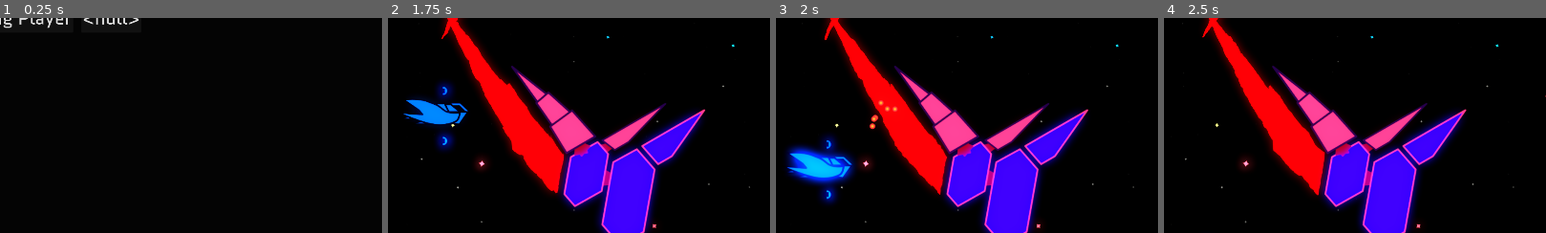
Above: before the commit, frames 1-4 (left to right).
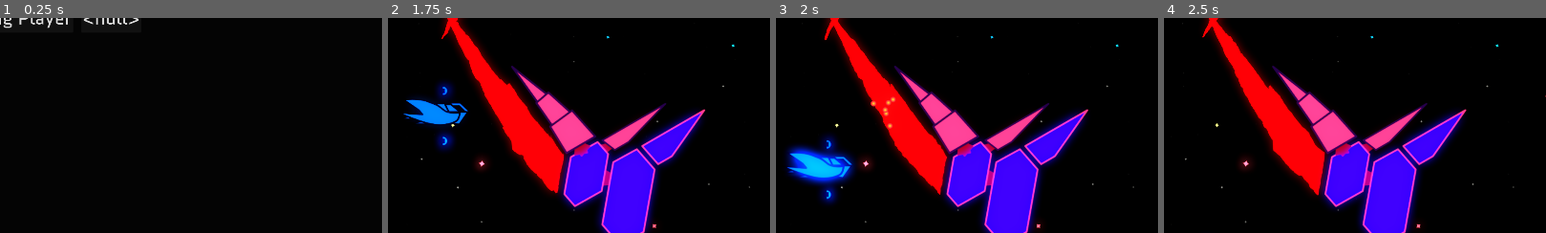
Above: after the commit, the same moments.

Repository: Zemiro-dev/StarfighterGemini
Game: Godot game, scene res://world/world_viewport_container.tscn
Same seed, same stepped clock (60 frames per second), same inputs: the game is played once before the commit and once after it.
Inputs:
- Up to frame 1 (0.25 s): no input
- Up to frame 2 (1.75 s): click "Debug Art" at 0.5 s; hold D (right) from 1.28 s (still down); hold Shift (dash) from 1.28 s (still down)
- Up to frame 3 (2 s): keep holding D (right); keep holding Shift (dash)
- Up to frame 4 (2.5 s): release D (right) at 2.03 s; release Shift (dash) at 2.03 s; hold S (down) from 2.03 s (still down); tap L (dev_a) at 2.1 s
The pictures show only the part of the screen within x 50-100%, y 50-100%; the shares and areas given below are measured in that part.

Frames 1-2 are identical in both runs. In frame 3, 0.3% of the frame differs, in the area x 24-32%, y 36-52%; in frame 4, nothing differs.

Commit message:
Adding metal collision sound and updates to support it

Diff:
--- a/game/actors/physics_body_move_resolver.gd
+++ b/game/actors/physics_body_move_resolver.gd
@@ -1,5 +1,7 @@
 extends Node
 class_name PhysicsBodyMoveResolver
+
+signal collided_with(collider: Object, strength: float)
 
 const MAX_COLLISIONS = 5
 var recent_knockbacks: Array[PhysicsBody2D] = []
@@ -34,6 +36,8 @@
 				GameActor.ActorType.UNKNOWN, GameActor.ActorType.TERRAIN, GameActor.ActorType.ENEMY, GameActor.ActorType.DESTRUCTIBLE:
 					motion = remainder.bounce(normal)
 					next_velocity = next_velocity.bounce(normal)
+					var collision_strength = (velocity - next_velocity).length()
+					collided_with.emit(collider, collision_strength)
 			### Damage and Additional Knockback
 			match (collider_type):
 				GameActor.ActorType.ENEMY:
--- a/game/actors/player/player.gd
+++ b/game/actors/player/player.gd
@@ -16,9 +16,6 @@
 
 @export var blast_pack: PackedScene = preload("res://actors/projectiles/projectile_blue_blast.tscn")
 
-
-
-
 var actor_type := GameActor.ActorType.PLAYER
 
 func _ready() -> void:
@@ -32,6 +29,7 @@
 	player_damaged_tween.node = self
 	remove_child(player_explosion)
 	GlobalSignals.world_ready.connect(func(): GlobalSignals.request_top_effect_spawn.emit(player_explosion))
+	physics_body_move_resolver.collided_with.connect(sounds_manager.handle_collision)
 
 
 func _physics_process(delta: float) -> void:
@@ -76,6 +74,7 @@
 func enable_collisions() -> void:
 	collision_shape_2d.set_deferred("disabled", false)
 
+
 func _notification(what):
 	if what == NOTIFICATION_PREDELETE:
 		if player_explosion:
--- a/game/actors/player/player.tscn
+++ b/game/actors/player/player.tscn
@@ -20,6 +20,7 @@
 [ext_resource type="Script" uid="uid://dd3d2lwooly5b" path="res://actors/player/player_sounds_manager.gd" id="17_qrxv1"]
 [ext_resource type="Script" uid="uid://d31qlkkek2lr" path="res://audio/extended_audio_stream_player.gd" id="19_dqf5y"]
 [ext_resource type="AudioStream" uid="uid://bfhjakut0vpv" path="res://assets/sounds/effects/laser_pew.wav" id="20_otn2r"]
+[ext_resource type="AudioStream" uid="uid://b80ixybvpstyd" path="res://assets/sounds/collisions/metal_collision.wav" id="21_ctwkf"]
 
 [sub_resource type="Resource" id="Resource_rt46e"]
 script = ExtResource("3_12xki")
@@ -129,6 +130,11 @@
 &"die": SubResource("Animation_7aotg")
 }
 
+[sub_resource type="Curve" id="Curve_ctwkf"]
+_limits = [-60.0, 0.0, 0.0, 4000.0]
+_data = [Vector2(11.6959, -29.4994), 0.0, 0.0, 0, 0, Vector2(438.596, -3.90434), 0.0, 0.0, 0, 0, Vector2(4000, 0), 0.0, 0.0, 0, 0]
+point_count = 3
+
 [node name="Player" type="CharacterBody2D"]
 collision_layer = 2
 collision_mask = 5
@@ -193,11 +199,13 @@
 [node name="SoundsManager" type="Node" parent="." node_paths=PackedStringArray("player_move_machine")]
 script = ExtResource("17_qrxv1")
 player_move_machine = NodePath("../Machines/PlayerMoveMachine")
+collision_volumn_curve = SubResource("Curve_ctwkf")
 
 [node name="ThrusterAudioStreamPlayer" type="AudioStreamPlayer" parent="SoundsManager"]
 stream = ExtResource("17_0wchr")
 volume_db = -25.0
 script = ExtResource("19_dqf5y")
+fade_time = 0.1
 
 [node name="FirePlayers" type="Node" parent="SoundsManager"]
 
@@ -224,3 +232,23 @@
 volume_db = -24.0
 script = ExtResource("19_dqf5y")
 metadata/_custom_type_script = "uid://d31qlkkek2lr"
+
+[node name="CollisionPlayers" type="Node" parent="SoundsManager"]
+
+[node name="MetalPlayers" type="Node" parent="SoundsManager/CollisionPlayers"]
+
+[node name="MetalAudioStreamPlayer" type="AudioStreamPlayer" parent="SoundsManager/CollisionPlayers/MetalPlayers"]
+stream = ExtResource("21_ctwkf")
+script = ExtResource("19_dqf5y")
+
+[node name="MetalAudioStreamPlayer2" type="AudioStreamPlayer" parent="SoundsManager/CollisionPlayers/MetalPlayers"]
+stream = ExtResource("21_ctwkf")
+script = ExtResource("19_dqf5y")
+
+[node name="MetalAudioStreamPlayer3" type="AudioStreamPlayer" parent="SoundsManager/CollisionPlayers/MetalPlayers"]
+stream = ExtResource("21_ctwkf")
+script = ExtResource("19_dqf5y")
+
+[node name="MetalAudioStreamPlayer4" type="AudioStreamPlayer" parent="SoundsManager/CollisionPlayers/MetalPlayers"]
+stream = ExtResource("21_ctwkf")
+script = ExtResource("19_dqf5y")
--- a/game/actors/player/player_sounds_manager.gd
+++ b/game/actors/player/player_sounds_manager.gd
@@ -4,15 +4,24 @@
 
 @onready var thruster_audio_stream_player: ExtendedAudioStreamPlayer = $ThrusterAudioStreamPlayer
 @onready var fire_players: Node = $FirePlayers
+@onready var metal_players: Node = $CollisionPlayers/MetalPlayers
 
 @export var player_move_machine: PlayerMoveMachine
-@export var pitch_jitter: float = 0.1
+@export var collision_cooldown_max: float = .05
+@export var metal_collision_cooldown: float = 0.0
+@export var collision_volumn_curve: Curve
 
 var thruster_tween: Tween
 
 
 func _physics_process(delta: float) -> void:
 	_thruster(delta)
+	_process_timers(delta)
+
+
+func _process_timers(delta: float) -> void:
+	if metal_collision_cooldown >= 0.0:
+		metal_collision_cooldown -= delta
 
 
 func _thruster(_delta: float) -> void:
@@ -31,3 +40,28 @@
 				child.play_at_random_pitch()
 				return
 	print('can not play fire sound')
+
+
+func handle_collision(collider: Object, strength: float) -> void:
+	var actor_type = GameActor.get_actor_type(collider)
+	var actor_material = GameActor.get_actor_material(collider)
+	match(actor_material):
+		GameActor.ActorMaterial.UNKNOWN, GameActor.ActorMaterial.METAL:
+			_handle_metal_collision(strength)
+
+
+func _handle_metal_collision(strength: float) -> void:
+	if metal_collision_cooldown > 0.0:
+		return
+	for child in metal_players.get_children():
+		if child is ExtendedAudioStreamPlayer:
+			if !child.playing:
+				if collision_volumn_curve:
+					var collision_volumn_db := collision_volumn_curve.sample(
+						clamp(strength, collision_volumn_curve.min_domain, collision_volumn_curve.max_domain)
+					)
+					print(collision_volumn_db)
+					child.volume_db = collision_volumn_db
+				child.play_at_random_pitch()
+				metal_collision_cooldown = collision_cooldown_max
+				return
--- a/game/autoloads/game_actor.gd
+++ b/game/autoloads/game_actor.gd
@@ -2,17 +2,30 @@
 
 enum ActorType { PLAYER, ENEMY, TERRAIN, DESTRUCTIBLE, BARRIER, UNKNOWN }
 
+enum ActorMaterial { METAL, ENERGY, UNKNOWN}
+
 func get_actor_type(o: Object) -> ActorType:
-	if o == null: return ActorType.UNKNOWN
-	var actor_type = o.get("actor_type")
-	if o is Node and actor_type == null:
+	var actor_type = _get_actor_property(o, 'actor_type')
+	if ActorType.values().has(actor_type):
+		return actor_type
+	return ActorType.UNKNOWN
+
+
+func get_actor_material(o: Object) -> ActorMaterial:
+	var actor_material = _get_actor_property(o, 'actor_material')
+	if ActorMaterial.values().has(actor_material):
+		return actor_material
+	return ActorMaterial.UNKNOWN
+
+
+func _get_actor_property(o: Object, prop_name: String) -> Variant:
+	if o == null: null
+	var property = o.get(prop_name)
+	if o is Node and property == null:
 		var parent = o.get_parent()
 		if parent:
-			actor_type = parent.get("actor_type")
-	if actor_type != null and ActorType.values().has(actor_type):
-		return actor_type
-
-	return ActorType.UNKNOWN
+			property = parent.get(prop_name)
+	return property
 
 
 func get_damagable(o: Object) -> Object:
Not shown: 1 places in game/actors/player/player.tscn that only renumber resources
Not shown, added: game/assets/sounds/collisions/metal_collision.wav.import
Not shown, added: game/assets/sounds/collisions/metal_collision.wav
